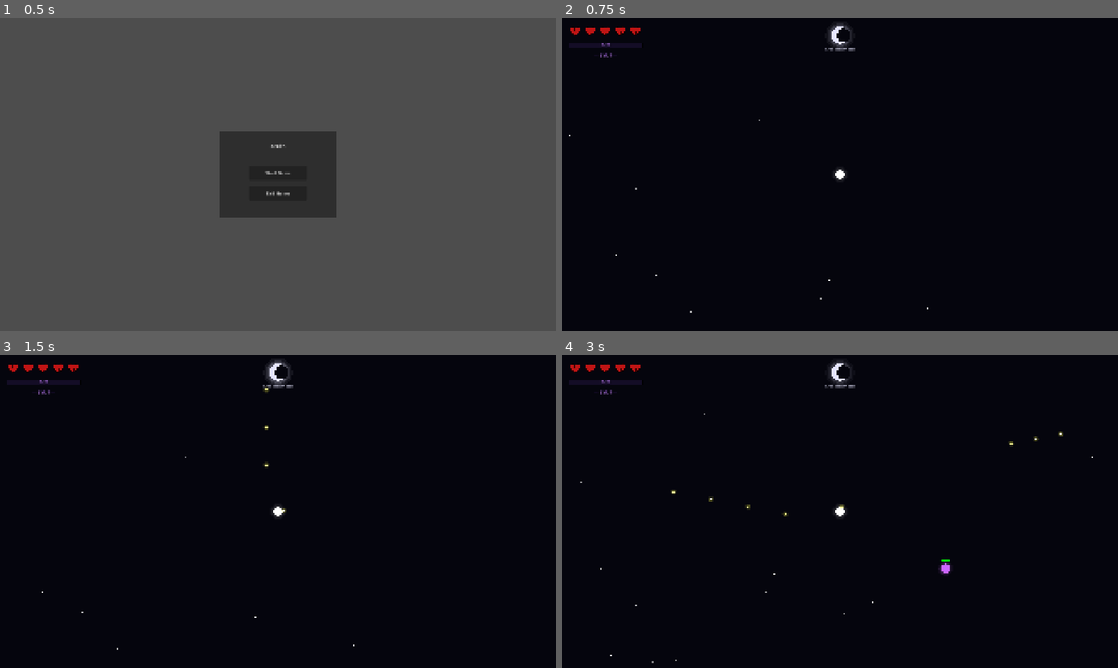
Above: before the commit, frames 1-4 (two rows, left to right).
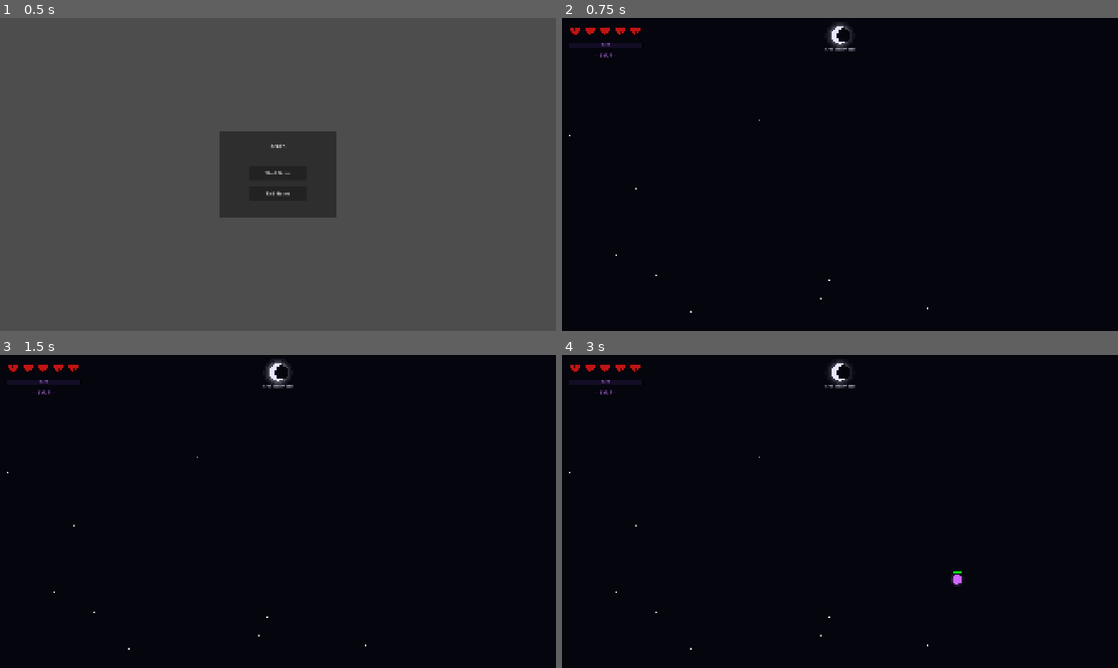
Above: after the commit, the same moments.

Repository: Himanshu-Jorwal/Disorder
Game: Godot game, scene res://Scenes/Menu/bootstrap.tscn
The game is run twice, just before and just after one commit, with the same random seed, the same clock (stepped at 60 frames per second) and the same inputs.
Inputs (mouse positions are in pixels of both pictures, inside the frame that each line leads up to):
- Up to frame 1 (0.5 s): no input
- Up to frame 2 (0.75 s): click "Start Game" at 0.5 s
- Up to frame 3 (1.5 s): tap Enter at 1.25 s; move the mouse to (400, 495) at 1.27 s; hold D from 1.28 s (still down); hold X from 1.28 s (still down); click (400, 495) at 1.42 s
- Up to frame 4 (3 s): move the mouse to (728, 527) at 2.02 s; release D at 2.03 s; release X at 2.03 s; hold S 2.03-2.78 s; tap X at 2.1 s; click (728, 527) at 2.17 s; move the mouse to (895, 442) at 2.77 s; hold D from 2.78 s (still down); hold X from 2.78 s (still down); click (895, 442) at 2.92 s

Frame 1 is identical in both runs. In frame 2, less than 0.1% of the frame differs, in the area x 49-51%, y 48-52%; in frame 3, 0.1%; in frame 4, 0.4%, in the area x 1-96%, y 18-99%.
Error after the commit: Parse Error: Identifier "GameState" not declared in the current scope. (res://Scripts/Game/player.gd:48)

Commit message:
Wire selected character into player with unique stats and colors

Diff:
--- a/Zenith-0.0.0/Scripts/Game/player.gd
+++ b/Zenith-0.0.0/Scripts/Game/player.gd
@@ -1,8 +1,6 @@
 extends CharacterBody2D
 
 const BASE_SPEED = 200.0
-const BASE_FIRE_RATE = 0.2
-const BASE_DAMAGE = 10
 const INVINCIBILITY_DURATION = 1.0
 const FLASH_RATE = 0.1
 
@@ -10,8 +8,6 @@
 var fire_rate_multiplier = 1.0
 var damage_multiplier = 1.0
 
-var time_since_last_shot = 0.0
-var bullet_scene = preload("res://Scenes/Game/bullet.tscn")
 var hp = 100
 var max_hp = 100
 var xp = 0
@@ -26,20 +22,43 @@
 var flash_timer = 0.0
 var is_visible = true
 
+var character_name = "Zaire"
+var character_color = Color(0.6, 0.3, 1.0)
+var attack1_name = "Crossbow"
+var attack2_name = "Lance"
+var absolute_name = "Absolute1"
+
+var attack1_cooldown = 0.0
+var attack2_cooldown = 0.0
+var absolute_cooldown = 0.0
+const ATTACK1_MAX_COOLDOWN = 0.25
+const ATTACK2_MAX_COOLDOWN = 1.0
+const ABSOLUTE_MAX_COOLDOWN = 30.0
+
 func _draw():
 	if is_visible:
-		draw_circle(Vector2.ZERO, 28, Color(1, 1, 1, 0.03))
-		draw_circle(Vector2.ZERO, 24, Color(1, 1, 1, 0.06))
-		draw_circle(Vector2.ZERO, 20, Color(1, 1, 1, 0.1))
-		draw_circle(Vector2.ZERO, 16, Color(1, 1, 1, 1.0))
-		draw_circle(Vector2.ZERO, 8, Color(1, 1, 1, 1.0))
+		draw_circle(Vector2.ZERO, 28, Color(character_color.r, character_color.g, character_color.b, 0.03))
+		draw_circle(Vector2.ZERO, 24, Color(character_color.r, character_color.g, character_color.b, 0.06))
+		draw_circle(Vector2.ZERO, 20, Color(character_color.r, character_color.g, character_color.b, 0.1))
+		draw_circle(Vector2.ZERO, 16, character_color)
+		draw_circle(Vector2.ZERO, 8, Color(1, 1, 1, 0.8))
 
 func _ready():
 	add_to_group("player")
+	var data = GameState.get_character()
+	character_name = data.name
+	character_color = data.color
+	attack1_name = data.attack1
+	attack2_name = data.attack2
+	absolute_name = data.absolute
 
 func _physics_process(delta):
 	time_alive += delta
 	score = int(time_alive * 10) + (level * 100)
+
+	attack1_cooldown = max(0.0, attack1_cooldown - delta)
+	attack2_cooldown = max(0.0, attack2_cooldown - delta)
+	absolute_cooldown = max(0.0, absolute_cooldown - delta)
 
 	if is_invincible:
 		invincibility_timer -= delta
@@ -62,19 +81,140 @@
 	velocity = direction * BASE_SPEED * speed_multiplier
 	move_and_slide()
 
-	time_since_last_shot += delta
-	var current_fire_rate = BASE_FIRE_RATE / fire_rate_multiplier
-	if time_since_last_shot >= current_fire_rate:
-		shoot()
-		time_since_last_shot = 0.0
-
-func shoot():
-	var bullet = bullet_scene.instantiate()
-	var mouse_pos = get_global_mouse_position()
-	var dir = (mouse_pos - global_position).normalized()
-	var dmg = int(BASE_DAMAGE * damage_multiplier)
-	get_parent().add_child(bullet)
-	bullet.setup(global_position, dir, dmg)
+	if Input.is_mouse_button_pressed(MOUSE_BUTTON_LEFT) and attack1_cooldown <= 0.0:
+		use_attack1()
+		attack1_cooldown = ATTACK1_MAX_COOLDOWN
+
+	if Input.is_mouse_button_pressed(MOUSE_BUTTON_RIGHT) and attack2_cooldown <= 0.0:
+		use_attack2()
+		attack2_cooldown = ATTACK2_MAX_COOLDOWN
+
+	if Input.is_key_pressed(KEY_X) and absolute_cooldown <= 0.0:
+		use_absolute()
+		absolute_cooldown = ABSOLUTE_MAX_COOLDOWN
+
+func use_attack1():
+	match character_name:
+		"Zaire": _zaire_crossbow()
+		"Daggers": _daggers_shard()
+		"Milano": _milano_chime()
+
+func use_attack2():
+	match character_name:
+		"Zaire": _zaire_lance()
+		"Daggers": _daggers_mirror()
+		"Milano": _milano_rift()
+
+func use_absolute():
+	match character_name:
+		"Zaire": _zaire_absolute()
+		"Daggers": _daggers_absolute()
+		"Milano": _milano_absolute()
+
+# --- ZAIRE ---
+func _zaire_crossbow():
+	var mouse_pos = get_global_mouse_position()
+	var base_dir = (mouse_pos - global_position).normalized()
+	# 3 bolts, tighter spread, star shaped visually
+	var spread_angles = [-12.0, 0.0, 12.0]
+	for angle in spread_angles:
+		var dir = base_dir.rotated(deg_to_rad(angle))
+		_spawn_star_bullet(global_position, dir, 12, Color(0.8, 0.4, 1.0))
+
+func _zaire_lance():
+	var mouse_pos = get_global_mouse_position()
+	var dir = (mouse_pos - global_position).normalized()
+	_spawn_piercing_bullet(global_position, dir, 35, Color(0.9, 0.6, 1.0))
+
+func _zaire_absolute():
+	# Nova burst — 24 star bolts in all directions
+	for i in range(24):
+		var angle = TAU * i / 24
+		var dir = Vector2(cos(angle), sin(angle))
+		_spawn_star_bullet(global_position, dir, 20, Color(1.0, 0.8, 1.0))
+
+# --- DAGGERS ---
+func _daggers_shard():
+	var mouse_pos = get_global_mouse_position()
+	var dir = (mouse_pos - global_position).normalized()
+	# Fire 2 shards slightly offset for visual interest
+	var perp = dir.rotated(PI / 2)
+	_spawn_shard_bullet(global_position + perp * 5, dir, 15, Color(0.2, 0.9, 0.8))
+	_spawn_shard_bullet(global_position - perp * 5, dir, 15, Color(0.2, 0.9, 0.8))
+
+func _daggers_mirror():
+	var mouse_pos = get_global_mouse_position()
+	var dir = (mouse_pos - global_position).normalized()
+	# 8 directions for more impactful feel
+	for i in range(8):
+		var angle = TAU * i / 8
+		var d = Vector2(cos(angle), sin(angle))
+		_spawn_shard_bullet(global_position, d, 18, Color(0.3, 1.0, 0.9))
+
+func _daggers_absolute():
+	# 16 returning shards
+	for i in range(16):
+		var angle = TAU * i / 16
+		var dir = Vector2(cos(angle), sin(angle))
+		_spawn_returning_shard(global_position, dir, 20, Color(0.4, 1.0, 0.9))
+
+# --- MILANO ---
+func _milano_chime():
+	var mouse_pos = get_global_mouse_position()
+	var dir = (mouse_pos - global_position).normalized()
+	# Single slow heavy orb — hits very hard
+	_spawn_heavy_bullet(global_position, dir, 50, Color(1.0, 0.6, 0.1))
+
+func _milano_rift():
+	var mouse_pos = get_global_mouse_position()
+	_spawn_rift(mouse_pos)
+
+func _milano_absolute():
+	var mouse_pos = get_global_mouse_position()
+	var dir = (mouse_pos - global_position).normalized()
+	_spawn_beam(global_position, dir)
+
+# --- SPAWNERS ---
+func _spawn_bullet(pos, dir, dmg, col):
+	var bullet = preload("res://Scenes/Game/bullet.tscn").instantiate()
+	get_parent().add_child(bullet)
+	bullet.setup(pos, dir, int(dmg * damage_multiplier), col, false, false, false, "normal")
+
+func _spawn_star_bullet(pos, dir, dmg, col):
+	var bullet = preload("res://Scenes/Game/bullet.tscn").instantiate()
+	get_parent().add_child(bullet)
+	bullet.setup(pos, dir, int(dmg * damage_multiplier), col, false, false, false, "star")
+
+func _spawn_shard_bullet(pos, dir, dmg, col):
+	var bullet = preload("res://Scenes/Game/bullet.tscn").instantiate()
+	get_parent().add_child(bullet)
+	bullet.setup(pos, dir, int(dmg * damage_multiplier), col, false, false, false, "shard")
+
+func _spawn_returning_shard(pos, dir, dmg, col):
+	var bullet = preload("res://Scenes/Game/bullet.tscn").instantiate()
+	get_parent().add_child(bullet)
+	bullet.setup(pos, dir, int(dmg * damage_multiplier), col, false, true, self, "shard")
+
+func _spawn_piercing_bullet(pos, dir, dmg, col):
+	var bullet = preload("res://Scenes/Game/bullet.tscn").instantiate()
+	get_parent().add_child(bullet)
+	bullet.setup(pos, dir, int(dmg * damage_multiplier), col, true, false, false, "lance")
+
+func _spawn_heavy_bullet(pos, dir, dmg, col):
+	var bullet = preload("res://Scenes/Game/bullet.tscn").instantiate()
+	get_parent().add_child(bullet)
+	bullet.setup(pos, dir, int(dmg * damage_multiplier), col, false, false, false, "heavy")
+	bullet.speed = 200.0
+
+func _spawn_rift(pos):
+	var rift = preload("res://Scenes/Game/rift.tscn").instantiate()
+	get_parent().add_child(rift)
+	rift.setup(pos)
+
+func _spawn_beam(pos, dir):
+	var beam = preload("res://Scenes/Game/beam.tscn").instantiate()
+	get_parent().add_child(beam)
+	beam.setup(pos, dir)
 
 func take_damage(amount):
 	if is_invincible:
